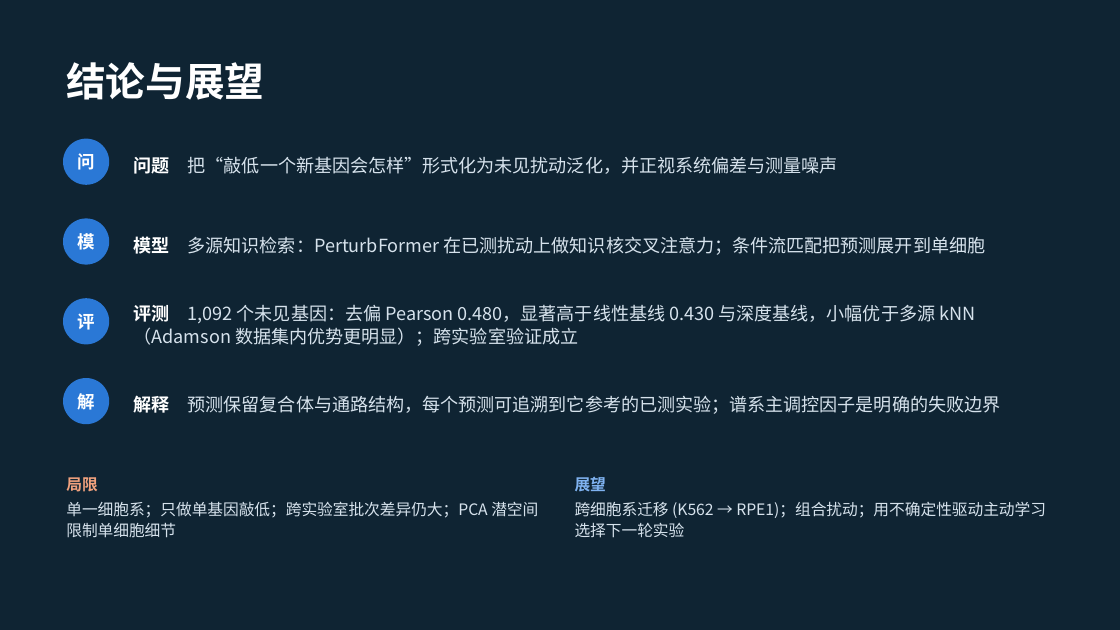
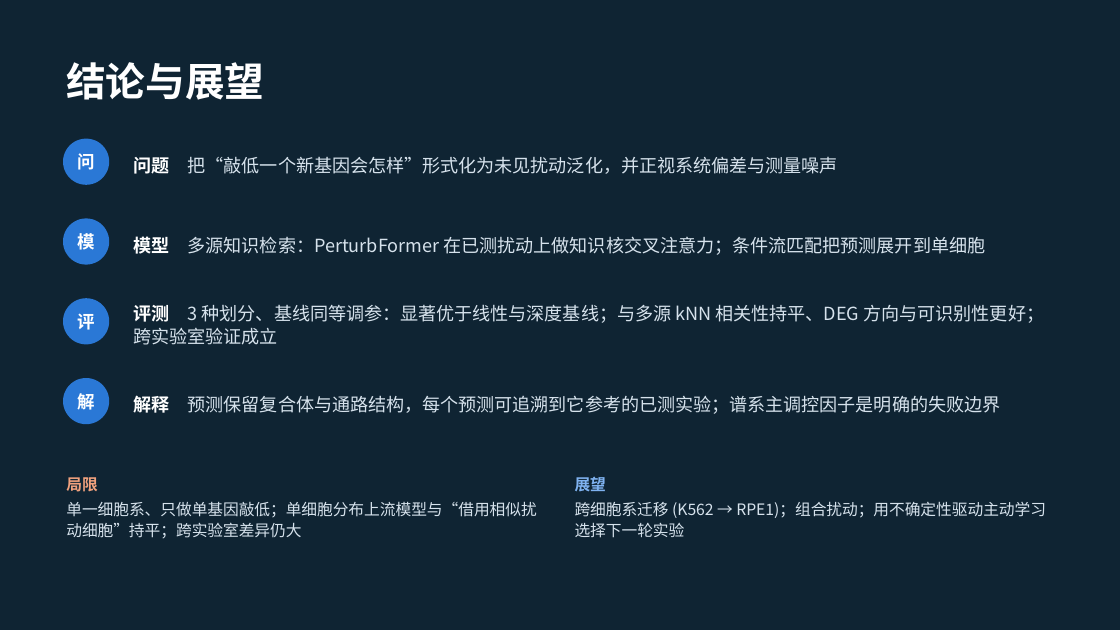
Before and after one commit to GuTianshuo/VirtualCell-Perturb, a slide deck: slide 16 of docs/VirtualCell-Perturb_汇报.pptx. Drawn at 1120x630 pixels with LibreOffice and Linux fonts; fonts in the diff are those of the drawing. Boxes give left, top, right and bottom in pixels: in the first picture for what was removed or moved away, otherwise in the second. Text is boxed around its words. In the diff, an @@ line names an element or a change of style, - is before the commit and + after.

```diff
--- a/docs/VirtualCell-Perturb_汇报.pptx
+++ b/docs/VirtualCell-Perturb_汇报.pptx
@@ text at [134,304,1044,345]: text changed @@
-评测 1,092 个未见基因：去偏 Pearson 0.480，显著高于线性基线 0.430 与深度基线，小幅优于多源 kNN（Adamson 数据集内优势更明显）；跨实验室验证成立
+评测 3 种划分、基线同等调参：显著优于线性与深度基线；与多源 kNN 相关性持平、DEG 方向与可识别性更好；跨实验室验证成立
@@ text at [66,501,536,539]: text changed @@
-单一细胞系；只做单基因敲低；跨实验室批次差异仍大；PCA 潜空间限制单细胞细节
+单一细胞系、只做单基因敲低；单细胞分布上流模型与“借用相似扰动细胞”持平；跨实验室差异仍大
```
Also in this commit, not shown: 3 other slides changed, 38 other files.
